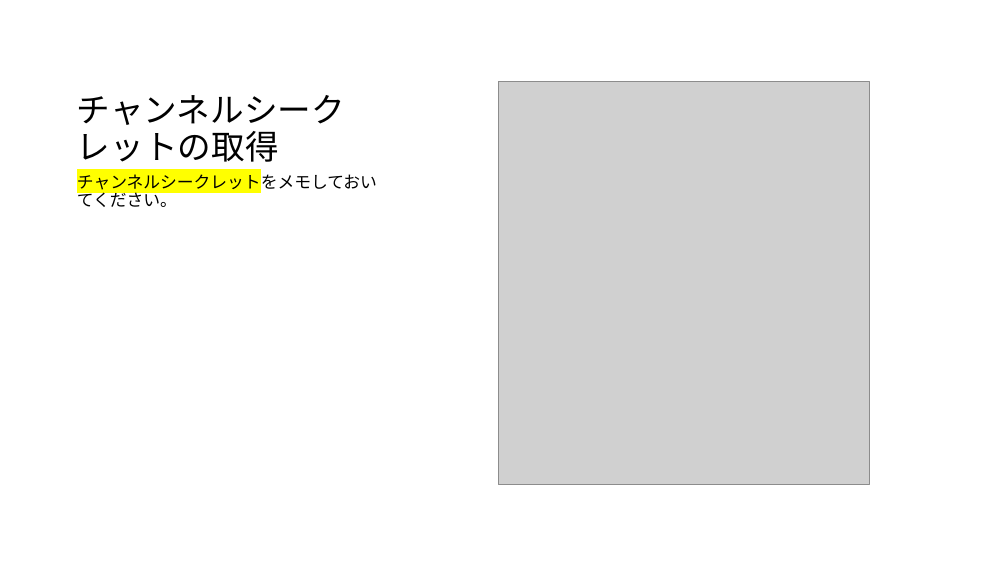
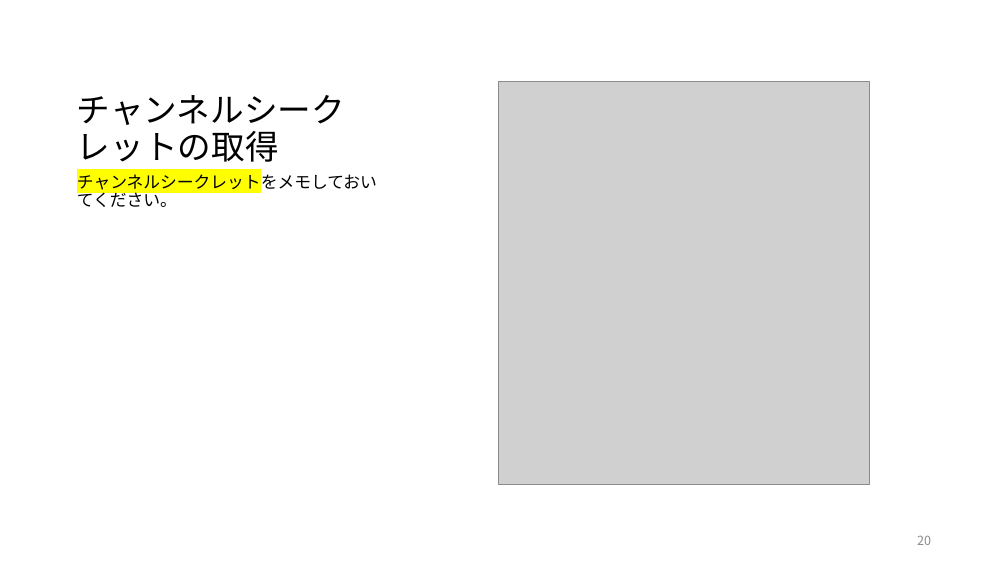
Before and after one commit to mizunoshota2001/bot-tut-service-engineering-s, a slide deck: slide 20 of README.pptx. Drawn at 1008x567 pixels with LibreOffice and Linux fonts; fonts in the diff are those of the drawing; grey boxes stand for pictures. Boxes give left, top, right and bottom in pixels: in the first picture for what was removed or moved away, otherwise in the second. Text is boxed around its words. In the diff, an @@ line names an element or a change of style, - is before the commit and + after.

```diff
--- a/README.pptx
+++ b/README.pptx
@@ page number added at (917, 536, 931, 545), 12 pt, text #8C8C8C @@
+20
```
Also in this commit, not shown: 25 other slides changed, 1 other file.
